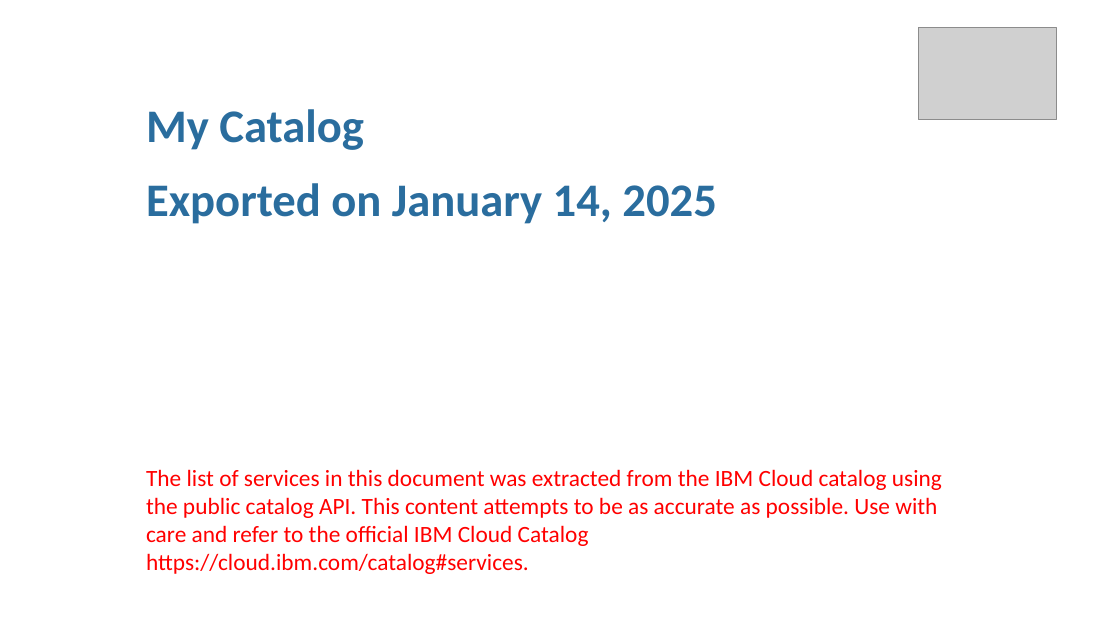
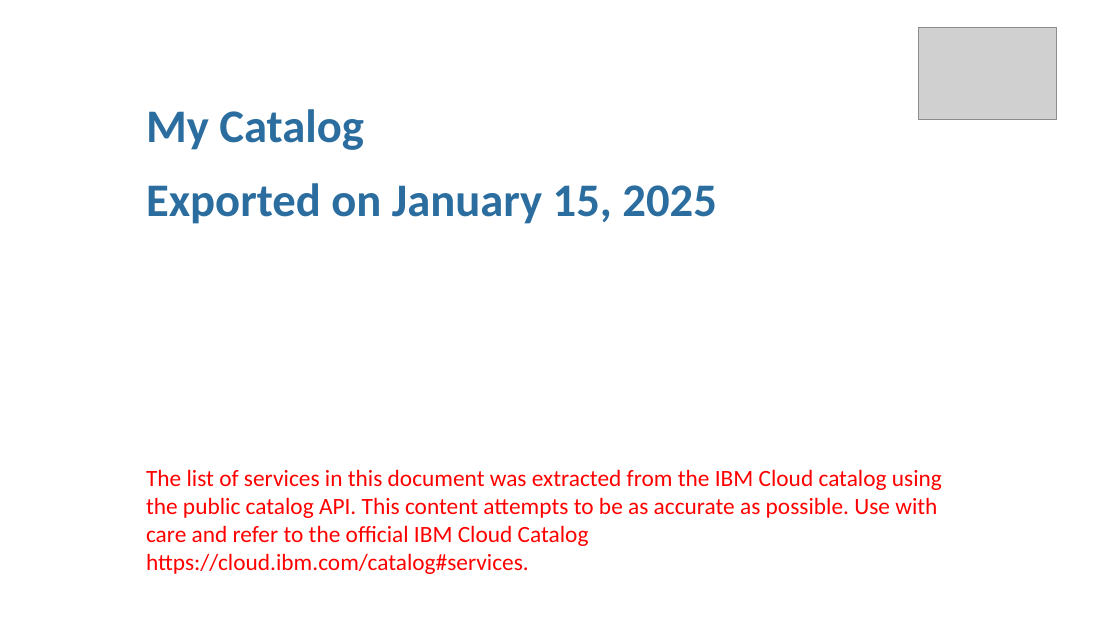
Before and after one commit to l2fprod/mycatalog, a slide deck: slide 1 of docs/generated/mycatalog.pptx. Drawn at 1120x630 pixels with LibreOffice and Linux fonts; fonts in the diff are those of the drawing; grey boxes stand for pictures. Boxes give left, top, right and bottom in pixels: in the first picture for what was removed or moved away, otherwise in the second. Text is boxed around its words. In the diff, an @@ line names an element or a change of style, - is before the commit and + after.

```diff
--- a/docs/generated/mycatalog.pptx
+++ b/docs/generated/mycatalog.pptx
@@ text at (146, 183, 716, 224): text changed @@
-Exported on January 14, 2025
+Exported on January 15, 2025
```
Also in this commit, not shown: 7 other files.
